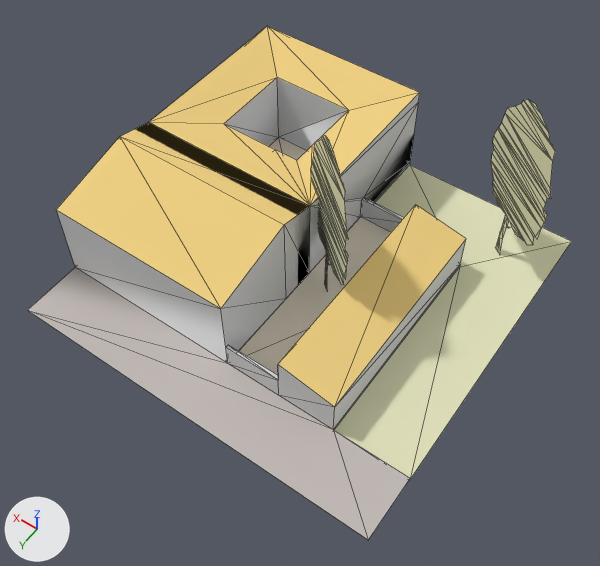
Renders of the OBJ model assets/stl_export/rr2w.obj from each side of a commit.
Both versions are drawn from a 50 mm lens placed at (-22.7, 32.9, 49.9), pointed at (-1.8, 3.7, 3.9). The lights are fixed; the arrows at lower left show +X, +Y and +Z. The older version comes first. Mesh edges are drawn as thin lines. Where no turn or scale is listed for an object, it has been applied to the vertices. Vertices at exactly the same position are counted once.

The scene before the commit, as lines of its bpy script (objects in view):
```python
mat_material = principled_material('Material')
mat_material.base_color = (0.878, 0.639, 0.224)  # yellow #f1d182
mat_material.roughness = 1.0
me_rr2w = bpy.data.meshes.new('rr2w')
me_rr2w.from_pydata(...)  # 192 vertices, 250 faces; spans x -15.0..15.0, y -15.0..15.0, z -0.3..14.4
# faces by material slot: [4, 86, 16, 4, 140]
me_rr2w.materials.append(mat_road)  # light grey #c2bab6
me_rr2w.materials.append(mat_default)  # light grey #dadada
me_rr2w.materials.append(mat_material)  # yellow #f1d182
me_rr2w.materials.append(mat_cortyard)  # pale yellow #f1e6d3
me_rr2w.materials.append(mat_w)  # beige #e2e2bc
ob_rr2w = bpy.data.objects.new('rr2w', me_rr2w)
ob_rr2w.location = (0.0, 0.0, 0.0)
```
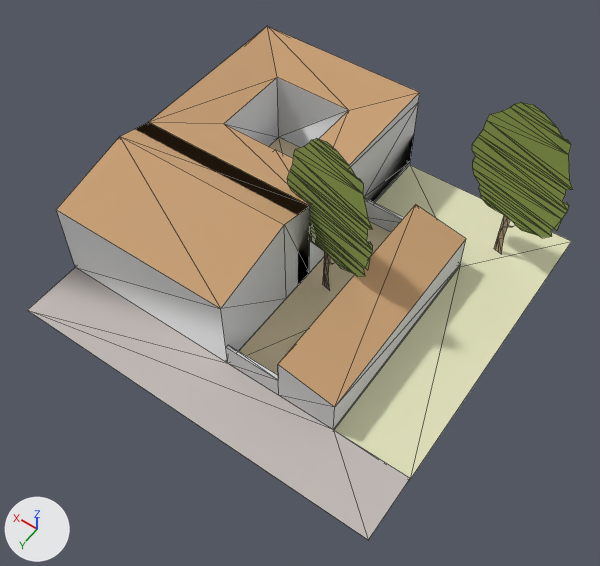
Pixel boxes [x1, y1, x2, y2] of what changed, in the pictures (600 x 566 px; the box of a moved part takes in the faces that stretch with it):
'rr2w', recoloured, reshaped (yellow to brown): before [28, 26, 572, 540]; after [28, 26, 573, 540]
part 1 of me_rr2w, moved or reshaped: before [491, 100, 555, 255]; after [310, 102, 573, 277]
part 2 of me_rr2w, moved or reshaped: before [311, 135, 348, 285]; after [287, 138, 513, 275]
part 3 of me_rr2w, recoloured: before [311, 100, 555, 285]; after [287, 102, 573, 273]
part 4 of me_rr2w, recoloured: before [319, 137, 345, 289]; after [323, 219, 512, 291]

The change in detail:
Material 'Material' (mat_material) changes colour from yellow #f1d182 to brown #c89f74; in linear values from (0.878, 0.639, 0.224) to (0.577, 0.349, 0.176).
Material 'tree' (mat_tree) is new.
Its base color is (0.294, 0.4, 0.0902) (green #94aa55).
Its roughness is 1.0.
Material 'straw' (mat_straw) is new.
Its base color is (0.447, 0.333, 0.204) (beige #b29c7d).
Its roughness is 1.0.
me_rr2w has 192 vertices, 250 faces and spans x -15.0..15.0, y -15.0..15.0, z -0.3..14.4.
me_rr2w is used by ob_rr2w; location (0.0, 0.0, 0.0).
me_rr2w part 1: 66 of 192 vertices moved; they spanned x -14.0..-7.2, y -13.5..-7.9, z -0.3..14.1 and now span x -14.9..1.1, y -11.8..1.4, z 3.4..14.1; mean shift (2.0, 2.4, 0.6); largest move (-11.0, -10.4, -0.3) -> (0.8, -0.3, 4.2).
me_rr2w part 2: 62 of 192 vertices moved; they spanned x -5.2..1.6, y -2.4..3.1, z 0.0..14.4 and now span x -11.5..2.5, y -10.7..1.5, z -0.3..14.4; mean shift (-2.2, -2.8, -0.6); largest move (-0.2, -0.9, 13.1) -> (-11.1, -10.5, -0.3).
me_rr2w part 3: 72 faces spanning x -14.9..2.5, y -11.8..1.5, z 3.4..14.4 switch from mat_w (beige #e2e2bc) to mat_tree (green #94aa55).
me_rr2w part 4: 17 faces spanning x -11.3..-1.4, y -10.7..0.6, z -0.3..3.9 switch from mat_w (beige #e2e2bc) to mat_straw (beige #b29c7d).
